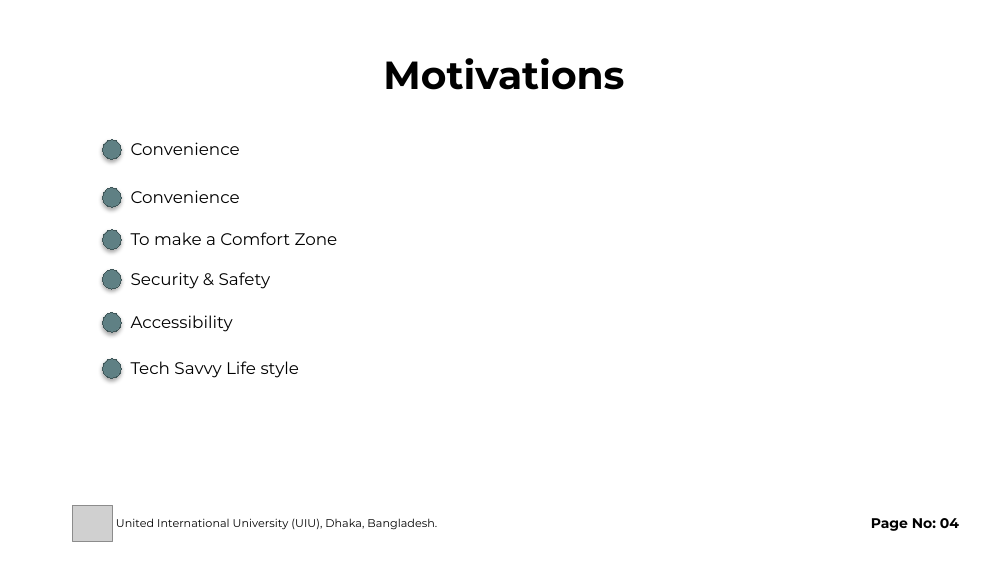
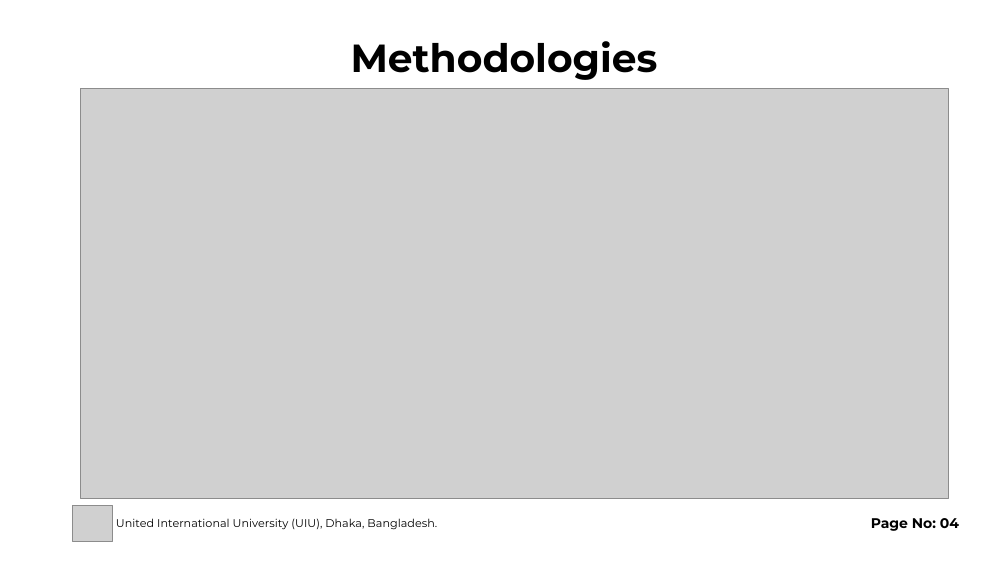
Before and after one commit to rayhanalshorif133/MSCSE-UIU, a slide deck: slide 4 of CSE-6093-RMTW/2. Introduction,_Motivation_Background_and_Problem Statement.pptx (slide 2 before the commit). Drawn at 1008x567 pixels with LibreOffice and Linux fonts; fonts in the diff are those of the drawing; grey boxes stand for pictures. Boxes give left, top, right and bottom in pixels: in the first picture for what was removed or moved away, otherwise in the second. Text is boxed around its words. In the diff, an @@ line names an element or a change of style, - is before the commit and + after.

```diff
--- a/CSE-6093-RMTW/2. Introduction,_Motivation_Background_and_Problem Statement.pptx
+++ b/CSE-6093-RMTW/2. Introduction,_Motivation_Background_and_Problem Statement.pptx
@@ text at box(351, 41, 658, 80): text changed @@
-Motivations
+Methodologies
@@ picture added at box(81, 88, 949, 498) @@
@@ ellipse removed at box(103, 139, 122, 159) @@
@@ text removed at box(131, 142, 240, 155) @@
-Convenience
@@ ellipse removed at box(103, 187, 122, 208) @@
@@ text removed at box(131, 190, 240, 203) @@
-Convenience
@@ ellipse removed at box(103, 230, 122, 250) @@
@@ text removed at box(131, 232, 338, 245) @@
-To make a Comfort Zone
@@ ellipse removed at box(103, 269, 122, 289) @@
@@ text removed at box(131, 272, 271, 289) @@
-Security & Safety
@@ ellipse removed at box(103, 312, 122, 333) @@
@@ text removed at box(131, 315, 233, 332) @@
-Accessibility
@@ ellipse removed at box(103, 359, 122, 379) @@
@@ text removed at box(131, 361, 300, 378) @@
-Tech Savvy Life style
```
Also in this commit, not shown: 3 other slides changed, 1 slide added, 1 other file.
